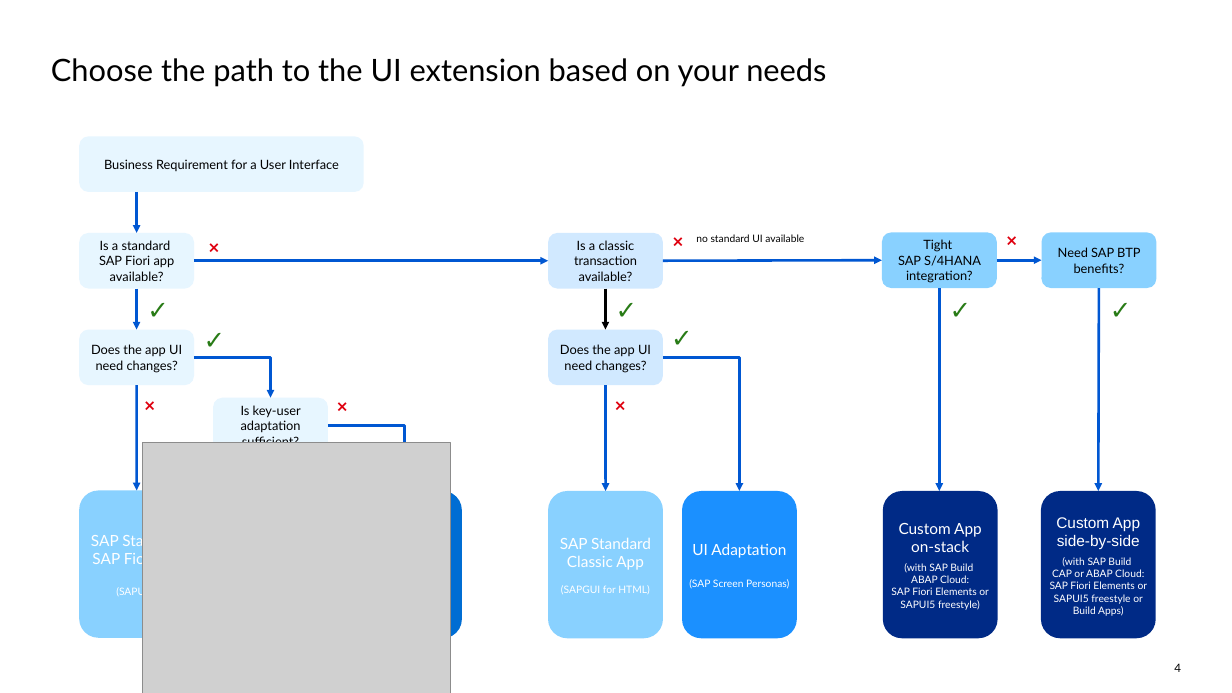
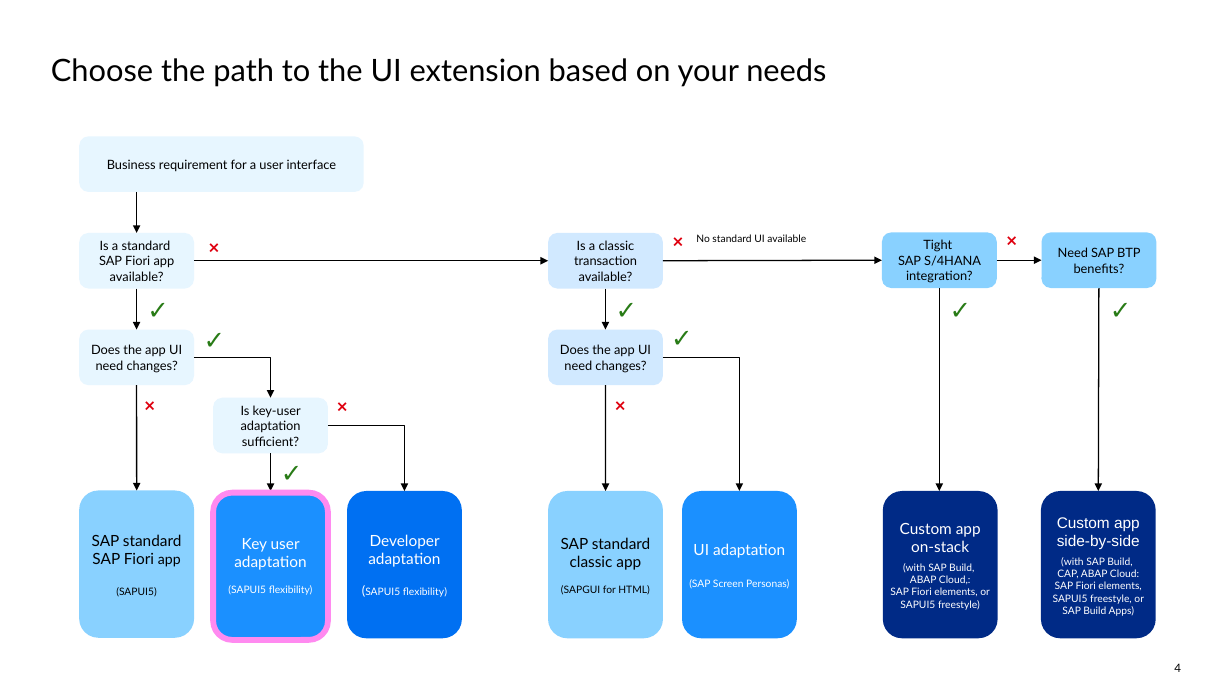
Before and after one commit to SAP-samples/teched2025-AD260, a slide deck: slide 4 of slides/AD260.pptx. Drawn at 1232x693 pixels with LibreOffice and Linux fonts; fonts in the diff are those of the drawing; grey boxes stand for pictures. Boxes give left, top, right and bottom in pixels: in the first picture for what was removed or moved away, otherwise in the second. Text is boxed around its words. In the diff, an @@ line names an element or a change of style, - is before the commit and + after.

```diff
--- a/slides/AD260.pptx
+++ b/slides/AD260.pptx
@@ text in rounded rectangle at (107,159,337,172): text changed @@
-Business Requirement for a User Interface
+Business requirement for a user interface
@@ arrow (137, 192) - (137, 233): stroke #0057D2 2 pt to #000000 1 pt @@
@@ text at (696,234,806,242): text changed @@
-no standard UI available
+No standard UI available
@@ arrow (194, 260) - (548, 260): stroke #0057D2 2 pt to #000000 1 pt @@
@@ arrow (663, 260) - (882, 260): stroke #0057D2 2 pt to #000000 1 pt @@
@@ arrow (996, 260) - (1041, 260): stroke #0057D2 2 pt to #000000 1 pt @@
@@ arrow (137, 288) - (137, 330): stroke #0057D2 2 pt to #000000 1 pt @@
@@ arrow (939, 288) - (939, 490): stroke #0057D2 2 pt to #000000 1 pt @@
@@ arrow (1099, 288) - (1098, 490): stroke #0057D2 2 pt to #000000 1 pt @@
@@ elbow arrow (194, 357) - (271, 397): stroke #0057D2 2 pt to #000000 1 pt @@
@@ elbow arrow (663, 357) - (739, 490): stroke #0057D2 2 pt to #000000 1 pt @@
@@ arrow (137, 385) - (137, 490): stroke #0057D2 2 pt to #000000 1 pt @@
@@ arrow (605, 385) - (606, 490): stroke #0057D2 2 pt to #000000 1 pt @@
@@ picture removed at (142,442,451,693) @@
@@ elbow arrow (328, 426) - (405, 490): stroke #0057D2 2 pt to #000000 1 pt @@
@@ arrow added from (271, 453) to (271, 490), #000000 1 pt @@
@@ text added at (281,456,317,488), 20 pt, text #297B16, bold @@
+✓
@@ rounded rectangle added at (213,490,328,637), fill #1B90FF, 8 pt, text #FFFFFF @@
+Key user adaptation
+(SAPUI5 flexibility)
@@ rounded rectangle added at (213,492,328,639), outline #FF8AF0 4.5 pt @@
@@ rounded rectangle "Developer adaptation (SAPUI5 flexibility)" at (347,490,462,637): fill #006DD4 to #0070F2 @@
@@ text in rounded rectangle at (92,534,182,597): text changed; text colour #FFFFFF to #000000 @@
-SAP Standard SAP Fiori app
-(SAPUI5)
+SAP standard SAP Fiori app
+(SAPUI5)
@@ text in rounded rectangle at (365,534,447,597): text added @@
+Developer adaptation
+(SAPUI5 flexibility)
@@ text in rounded rectangle at (561,537,651,595): text changed; text colour #FFFFFF to #000000 @@
-SAP Standard Classic App
-(SAPGUI for HTML)
+SAP standard classic app
+(SAPGUI for HTML)
@@ text in rounded rectangle at (890,523,990,610): text changed @@
-Custom App on-stack
-(with SAP Build
-ABAP Cloud:
-SAP Fiori Elements or SAPUI5 freestyle)
+Custom app on-stack
+(with SAP Build,
+ABAP Cloud,:
+SAP Fiori elements, or SAPUI5 freestyle)
@@ text in rounded rectangle at (1053,517,1144,616): text changed @@
-Custom App side-by-side
-(with SAP Build
-CAP or ABAP Cloud:
-SAP Fiori Elements or SAPUI5 freestyle or Build Apps)
+Custom app side-by-side
+(with SAP Build,
+CAP, ABAP Cloud:
+SAP Fiori elements, SAPUI5 freestyle, or SAP Build Apps)
@@ text in rounded rectangle at (689,543,789,589): text changed @@
-UI Adaptation
-(SAP Screen Personas)
+UI adaptation
+(SAP Screen Personas)
```
Also in this commit, not shown: 2 other slides changed.
